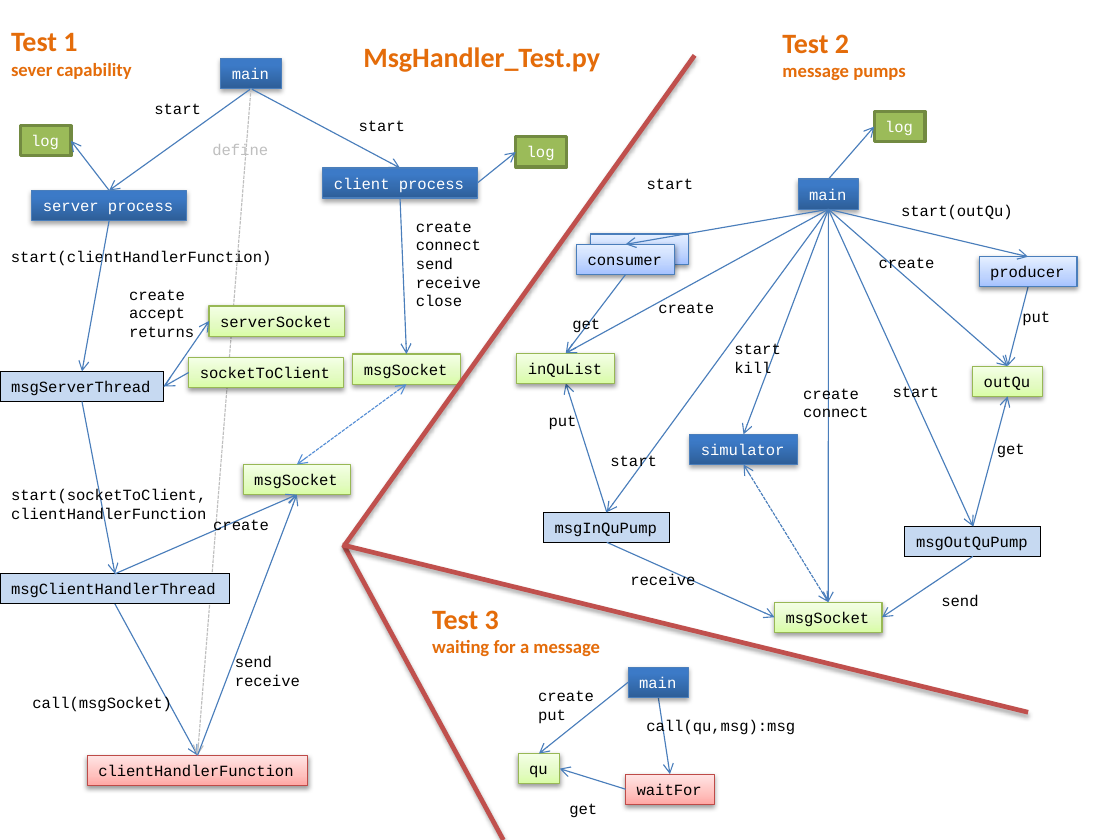
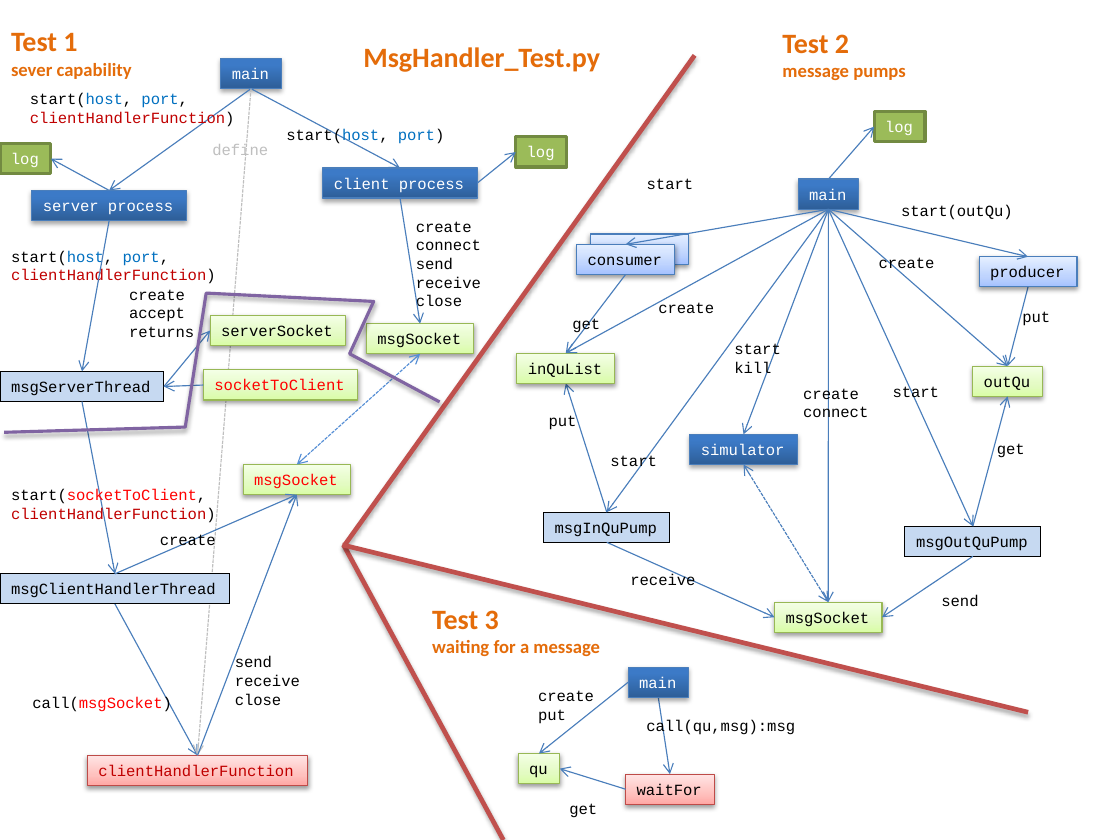
Before and after one commit to mlozborne/motin, a slide deck: slide 10 of Scripting/ScriptingDocumenation/DesignDiagrams.pptx. Drawn at 1120x840 pixels with LibreOffice and Linux fonts; fonts in the diff are those of the drawing. Boxes give left, top, right and bottom in pixels: in the first picture for what was removed or moved away, otherwise in the second. Text is boxed around its words. In the diff, an @@ line names an element or a change of style, - is before the commit and + after.

```diff
--- a/Scripting/ScriptingDocumenation/DesignDiagrams.pptx
+++ b/Scripting/ScriptingDocumenation/DesignDiagrams.pptx
@@ text at [30,93,235,129]: text changed; text colour #000000 to #C00000 @@
-start
+start(host, port,
+clientHandlerFunction)
@@ rectangle "log": place and size @@
-rectangle "log" at [20,125,71,156]
+rectangle "log" at [0,143,50,174]
@@ text at [286,128,445,145]: text changed @@
-start
+start(host, port)
@@ arrow moved from (109, 190) - (71, 141) to (109, 190) - (50, 159) @@
@@ arrow moved from (400, 198) - (407, 354) to (400, 198) - (420, 324) @@
@@ text at [11,250,216,286]: text changed; text colour #000000 to #C00000 @@
-start(clientHandlerFunction)
+start(host, port,
+clientHandlerFunction)
@@ freeform shape added at [4,293,440,432], outline #8064A2 2 pt @@
@@ rectangle "serverSocket": place and size @@
-rectangle "serverSocket" at [209,306,345,336]
+rectangle "serverSocket" at [211,316,346,346]
@@ rectangle "msgSocket": place and size @@
-rectangle "msgSocket" at [353,354,460,384]
+rectangle "msgSocket" at [366,324,474,354]
@@ arrow moved from (164, 386) - (209, 321) to (164, 386) - (211, 330) @@
@@ double arrow moved from (297, 465) - (407, 384) to (297, 465) - (420, 354) @@
@@ arrow moved from (189, 373) - (164, 386) to (204, 385) - (164, 386) @@
@@ rectangle "socketToClient" at [204,370,358,400]: text colour #000000 to #FF0000 @@
@@ rectangle "socketToClient": place and size @@
-rectangle "socketToClient" at [189,357,344,388]
+rectangle "socketToClient" at [204,370,358,400]
@@ rectangle "msgSocket" at [243,465,351,495]: text colour #000000 to #FF0000 @@
@@ text at [11,507,216,524]: text changed; text colour #000000 to #C00000 @@
-clientHandlerFunction
+clientHandlerFunction)
@@ text at [11,488,206,505]: text colour #000000 to #FF0000 in "start(socketToClient," @@
@@ text "create": place and size @@
-text "create" at [213,518,269,535]
+text "create" at [160,534,216,551]
@@ text "call(msgSocket)" at [32,696,172,712]: text colour #000000 to #FF0000 in "call(msgSocket)" @@
@@ text at [235,693,282,705]: paragraph added @@
+close
@@ rectangle "clientHandlerFunction" at [87,756,308,786]: text colour #000000 to #C00000 @@
```
Also in this commit, not shown: 2 other slides changed, 2 other files.
